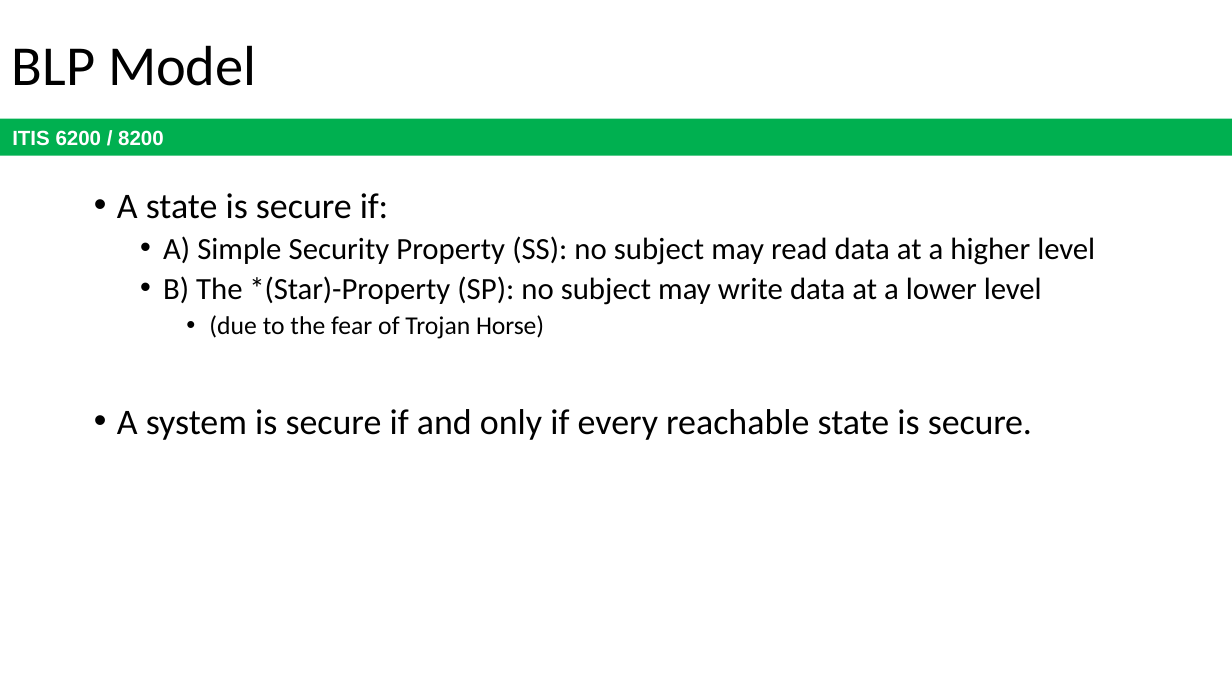
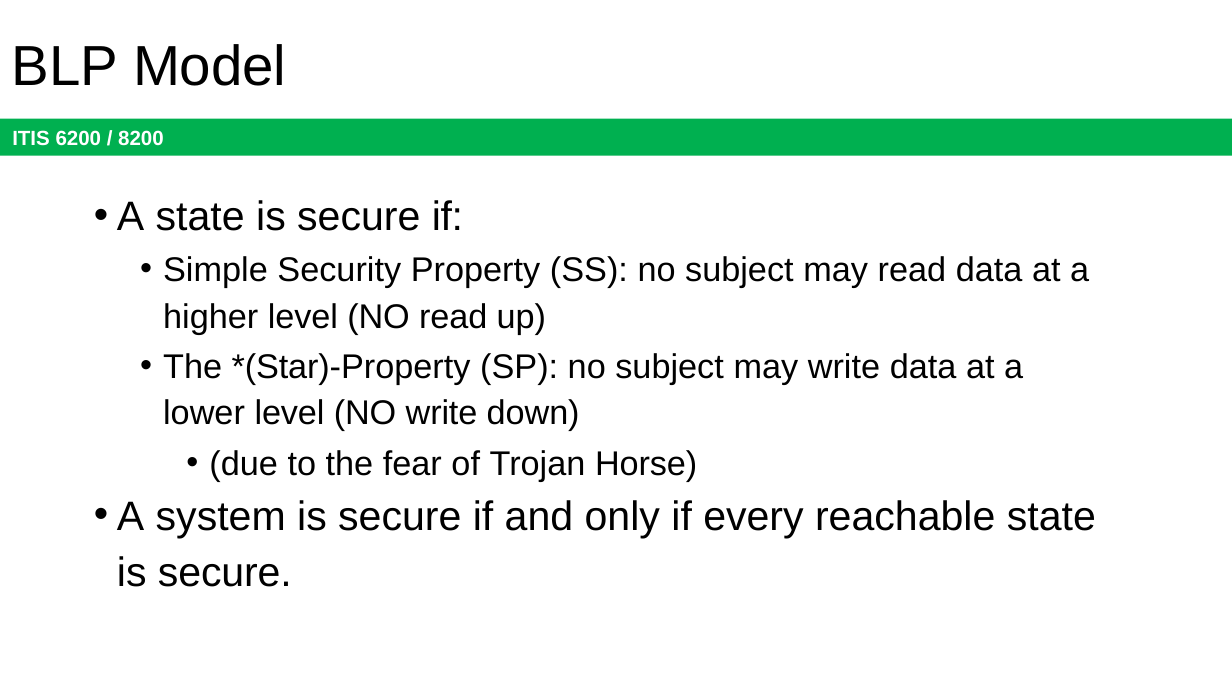
Before and after one commit to jx5c/github.io, a slide deck: slide 30 of teaching/ITIS6200/2023fa/lectures/lec09.pptx. Drawn at 1232x693 pixels with LibreOffice and Linux fonts; fonts in the diff are those of the drawing. Boxes give left, top, right and bottom in pixels: in the first picture for what was removed or moved away, otherwise in the second. Text is boxed around its words. In the diff, an @@ line names an element or a change of style, - is before the commit and + after.

```diff
--- a/teaching/ITIS6200/2023fa/lectures/lec09.pptx
+++ b/teaching/ITIS6200/2023fa/lectures/lec09.pptx
@@ title "BLP Model" at (12,44,286,86): font Calibri to Arial @@
@@ text at (117,200,1096,587): size 21 to 24 pt in "A state is secure if:", "A system is secure if and only ..."; font Calibri to Arial in "A state is secure if:", "(due to the fear of Trojan Horse)", "A system is secure if and only ..."; size 15 to 20 pt in "(due to the fear of Trojan Horse)"; line spacing 1 to 1.14 @@
@@ text at (163,256,1089,431): text changed; size 18 to 20 pt; font Calibri to Arial @@
-  • A) Simple Security Property (SS): no subject may read data at a higher level
-  • B) The *(Star)-Property (SP): no subject may write data at a lower level
+  • Simple Security Property (SS): no subject may read data at a higher level (NO read up)
+  • The *(Star)-Property (SP): no subject may write data at a lower level (NO write down)
```
Also in this commit, not shown: 29 other slides changed, 1 slide added, 1 slide removed.
